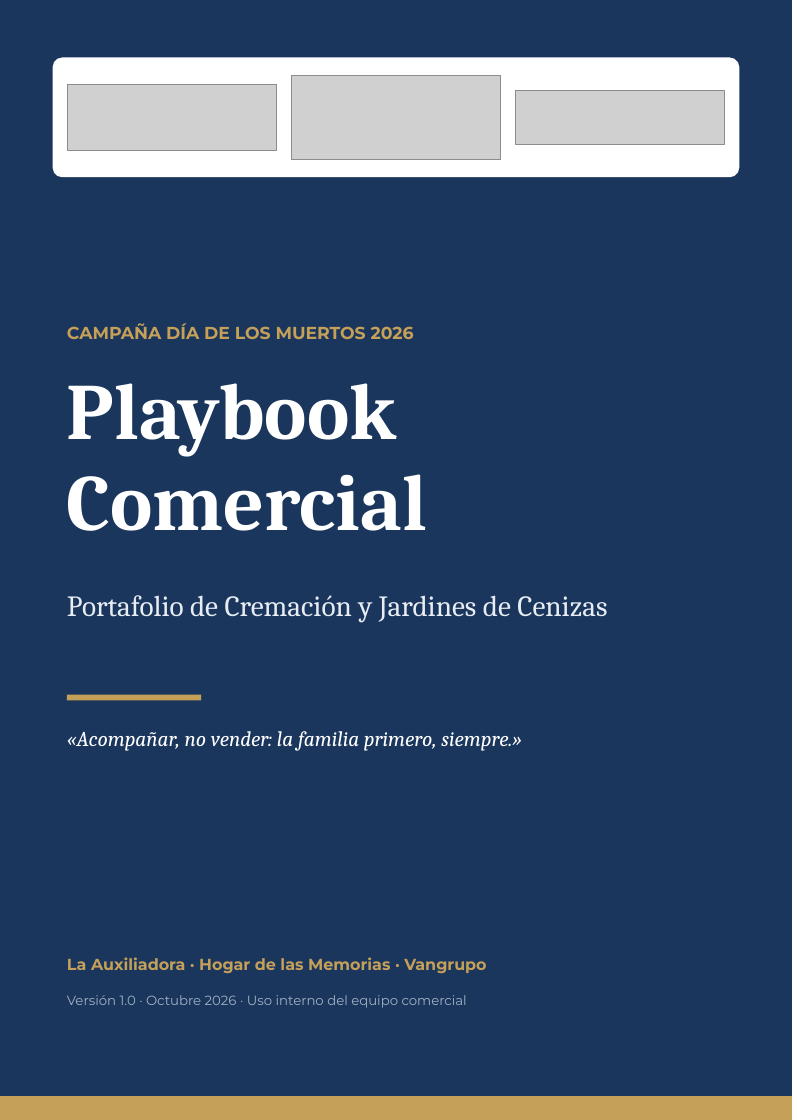
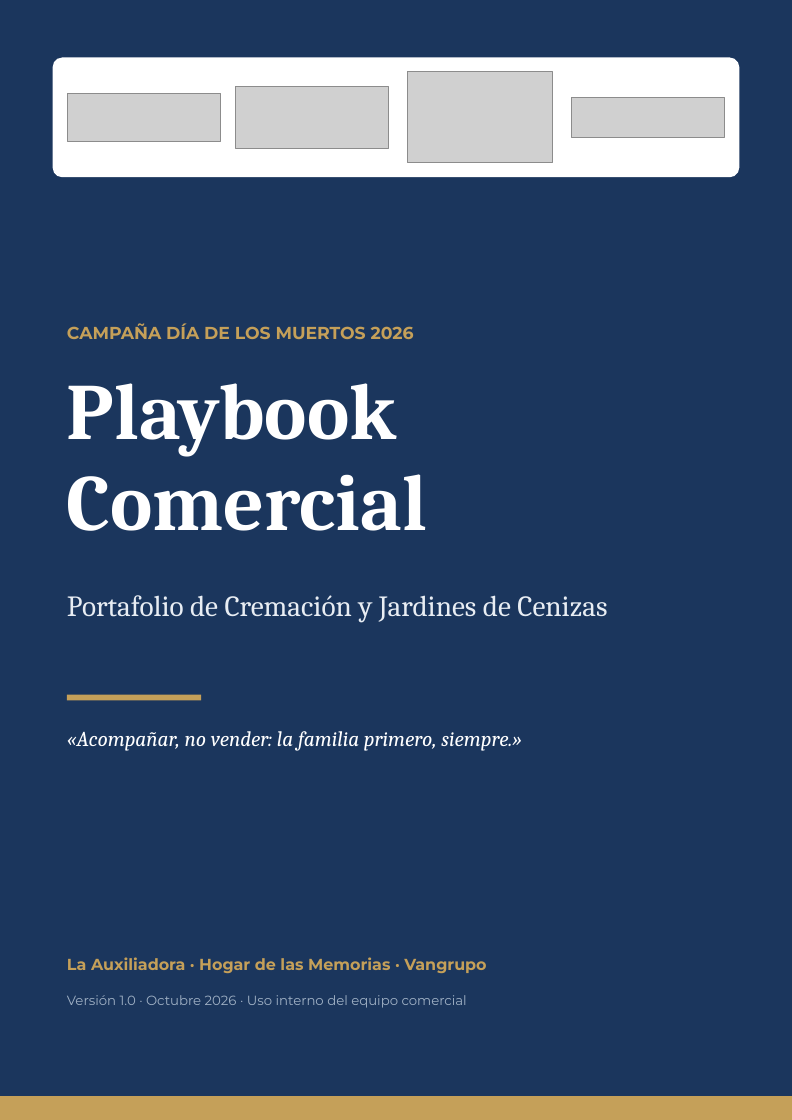
Before and after one commit to os267/teste, a slide deck: slide 1 of playbook/salida/Playbook_Comercial_Cremacion_Vangrupo_Vertical.pptx. Drawn at 792x1120 pixels with LibreOffice and Linux fonts; fonts in the diff are those of the drawing; grey boxes stand for pictures. Boxes give left, top, right and bottom in pixels: in the first picture for what was removed or moved away, otherwise in the second. Text is boxed around its words. In the diff, an @@ line names an element or a change of style, - is before the commit and + after.

```diff
--- a/playbook/salida/Playbook_Comercial_Cremacion_Vangrupo_Vertical.pptx
+++ b/playbook/salida/Playbook_Comercial_Cremacion_Vangrupo_Vertical.pptx
@@ picture: place and size @@
-picture at bbox=[291, 76, 501, 160]
+picture at bbox=[236, 86, 389, 147]
@@ picture added at bbox=[407, 72, 553, 163] @@
@@ picture: place and size @@
-picture at bbox=[67, 84, 277, 150]
+picture at bbox=[67, 93, 220, 141]
@@ picture: place and size @@
-picture at bbox=[515, 90, 725, 144]
+picture at bbox=[571, 98, 724, 137]
```
Also in this commit, not shown: 1 other slide changed, 2 other files.
